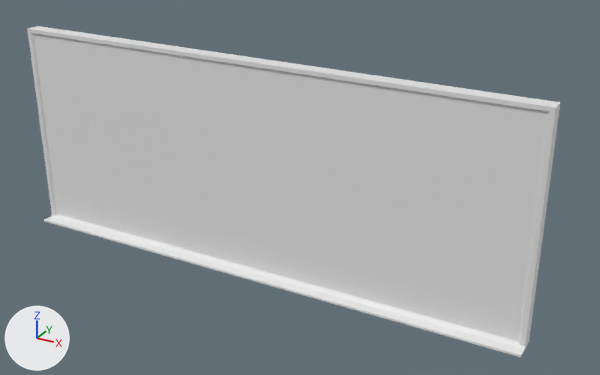
A saved change to the FBX model Assets/Models/ItsInHere2/Chalkboard.fbx.
The view is the same before and after, from a 50 mm lens placed at (3.56, -0.77, 4.92), pointed at (0.37, 5.05, 2.02). The axes (+X, +Y, +Z) are drawn at lower left. The lights are the same throughout. Where no turn or scale is listed for an object, it has been applied to the vertices.

Script lines for the objects in view, before the commit:
```python
me_cube_004 = bpy.data.meshes.new('Cube.004')
me_cube_004.from_pydata(...)  # 64 vertices, 62 faces; spans x -2.48..2.48, y 4.74..4.98, z 1.15..3.14
ob_chalkboard = bpy.data.objects.new('Chalkboard', me_cube_004)
ob_chalkboard.location = (0.0, 0.0, 0.0)
```
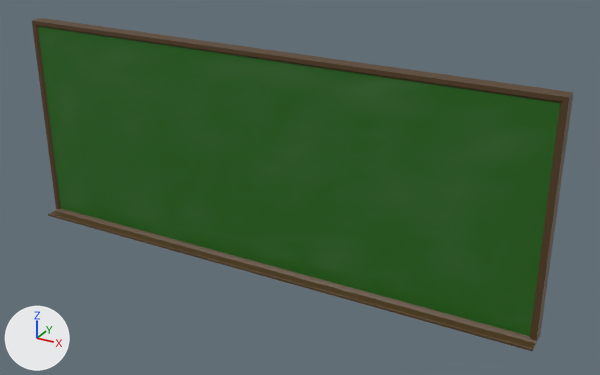
The newer file is also rescaled (x0.977), turned or shifted as a whole; pictures and numbers use the older file's frame.

The change, as a diff of the scene's bpy script:
```diff
--- a/Assets/Models/ItsInHere2/Chalkboard.fbx.py
+++ b/Assets/Models/ItsInHere2/Chalkboard.fbx.py
@@ img_chalkboard_texture_png @@
+img_chalkboard_texture_png = load_image('Chalkboard Texture.png', '_unpacked/Chalkboard_Texture.png', 1024, 1024, 'sRGB')
@@ mat_chalkboard_material @@
+mat_chalkboard_material = principled_material('Chalkboard Material')
+mat_chalkboard_material.texture = img_chalkboard_texture_png  # with its transparency
@@ mat_deskwood_material @@
+mat_deskwood_material = principled_material('DeskWood Material')
+mat_deskwood_material.base_color = (0.0871, 0.0459, 0.0139)  # brown #533c1f
@@ me_cube_004 @@
 # used by ob_chalkboard; location = (0.0, 0.0, 0.0)
-me_cube_004.from_pydata(...)  # 64 vertices, 62 faces; spans x -2.48..2.48, y 4.74..4.98, z 1.15..3.14
+me_cube_004.from_pydata(...)  # 4 vertices, 1 face; spans x -2.47..2.48, y 4.98, z 1.19..3.14
+# me_cube_004 part 1
+# 61 vertices are removed from x -2.48..2.48, y 4.74..4.98, z 1.15..3.14
+# 62 faces are deleted
+# 1 vertex is added at (-2.47, 4.98, 1.19)
+# 1 new face joins them
+me_cube_004.materials.append(mat_chalkboard_material)  # picture img_chalkboard_texture_png
@@ me_cube_004_1 @@
+me_cube_004_1.from_pydata(...)  # 64 vertices, 61 faces; spans x -2.53..2.53, y 4.84..5.1, z 1.18..3.21
+me_cube_004_1.materials.append(mat_deskwood_material)  # brown #533c1f
@@ ob_chalkboard_wood @@
+ob_chalkboard_wood = bpy.data.objects.new('Chalkboard Wood', me_cube_004_1)
+ob_chalkboard_wood.location = (0.0, 0.008, -0.025)
```

What differs and where, as boxes (x1, y1, x2, y2) in the pictures (600 x 375 px):
'Chalkboard', reshaped (6% shorter)
    before: (27, 26, 560, 357)
    after: (38, 26, 560, 336)
'Chalkboard Wood', added (brown)
    after: (32, 18, 574, 351)
